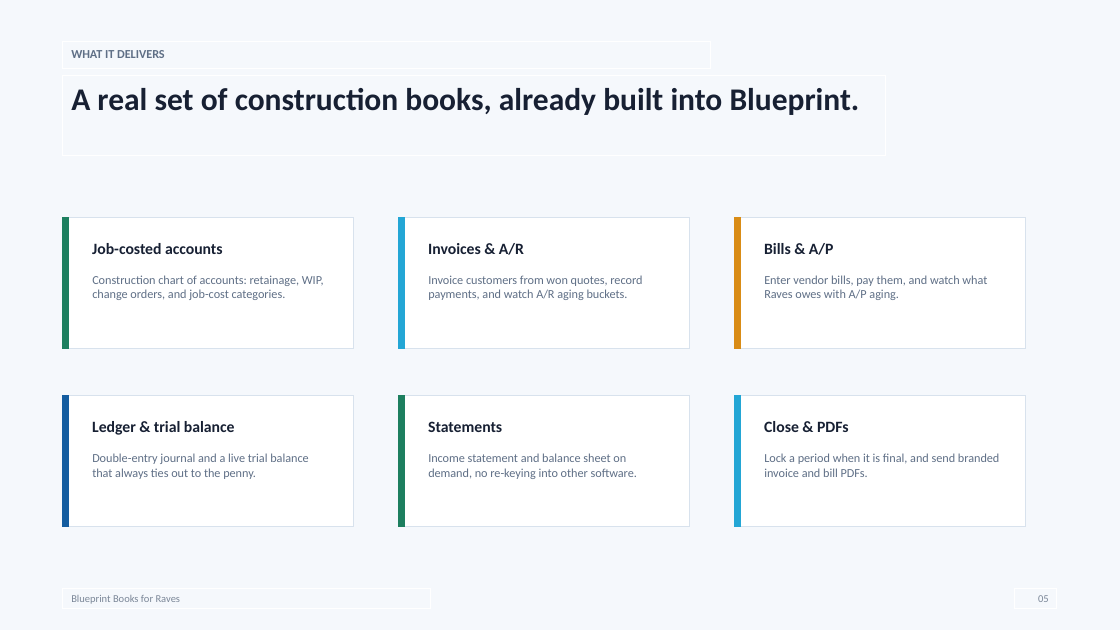
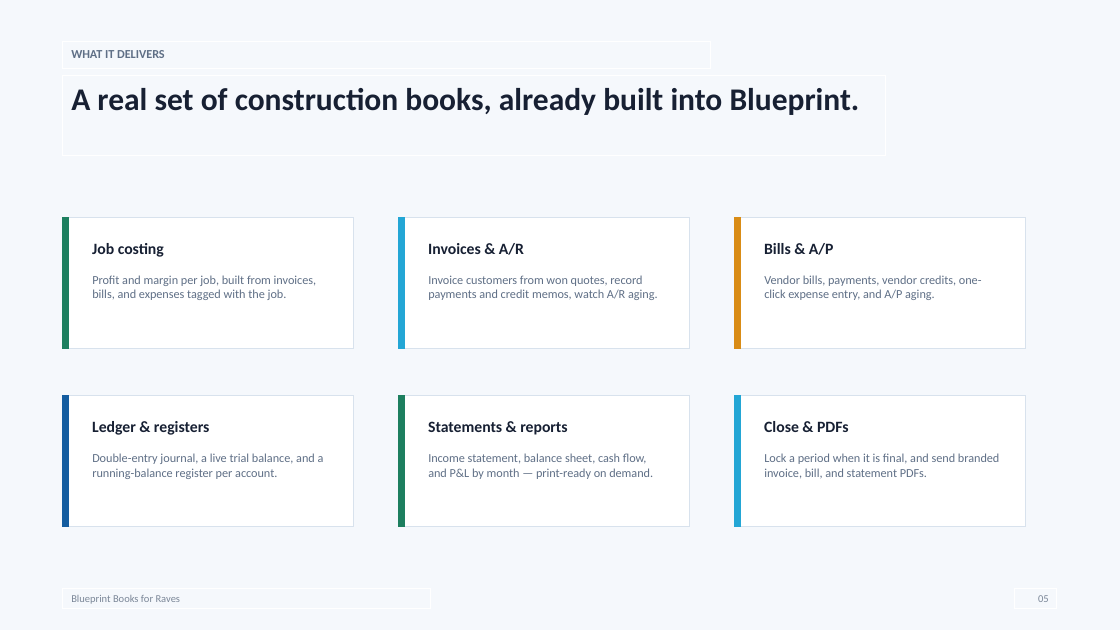
Before and after one commit to skiddo-dev/Blueprint, a slide deck: slide 5 of docs/Blueprint Books Pitch Deck - Raves.pptx. Drawn at 1120x630 pixels with LibreOffice and Linux fonts; fonts in the diff are those of the drawing. Boxes give left, top, right and bottom in pixels: in the first picture for what was removed or moved away, otherwise in the second. Text is boxed around its words. In the diff, an @@ line names an element or a change of style, - is before the commit and + after.

```diff
--- a/docs/Blueprint Books Pitch Deck - Raves.pptx
+++ b/docs/Blueprint Books Pitch Deck - Raves.pptx
@@ text in rectangle at [92,243,164,257]: text changed @@
-Job-costed accounts
+Job costing
@@ text in rectangle at [92,275,317,300]: text changed @@
-Construction chart of accounts: retainage, WIP, change orders, and job-cost categories.
+Profit and margin per job, built from invoices, bills, and expenses tagged with the job.
@@ text in rectangle at [428,275,658,300]: text changed @@
-Invoice customers from won quotes, record payments, and watch A/R aging buckets.
+Invoice customers from won quotes, record payments and credit memos, watch A/R aging.
@@ text in rectangle at [764,275,982,300]: text changed @@
-Enter vendor bills, pay them, and watch what Raves owes with A/P aging.
+Vendor bills, payments, vendor credits, one-click expense entry, and A/P aging.
@@ text in rectangle at [92,421,209,435]: text changed @@
-Ledger & trial balance
+Ledger & registers
@@ text in rectangle at [428,421,567,435]: text changed @@
-Statements
+Statements & reports
@@ text in rectangle at [92,453,324,479]: text changed @@
-Double-entry journal and a live trial balance that always ties out to the penny.
+Double-entry journal, a live trial balance, and a running-balance register per account.
@@ text in rectangle at [428,453,653,479]: text changed @@
-Income statement and balance sheet on demand, no re-keying into other software.
+Income statement, balance sheet, cash flow, and P&L by month — print-ready on demand.
@@ text in rectangle at [764,453,999,478]: text changed @@
-Lock a period when it is final, and send branded invoice and bill PDFs.
+Lock a period when it is final, and send branded invoice, bill, and statement PDFs.
```
Also in this commit, not shown: 4 other slides changed, 1 slide added, 9 other files.
